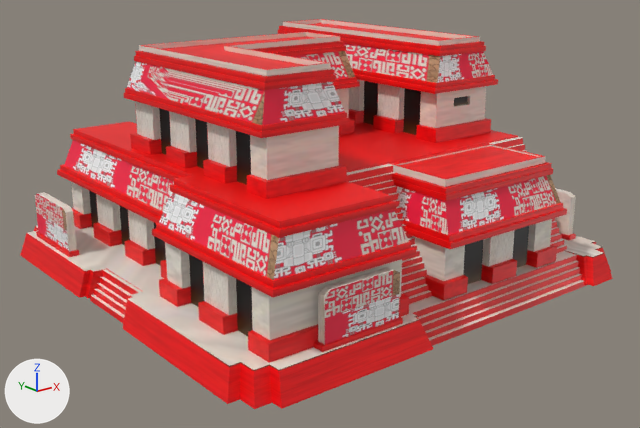
A saved change to the COLLADA model art/meshes/structural/maya_protoclassic/biblioteca.dae.
Rendered twice from a 50 mm camera at (-48.7, -60.9, 27.3) aimed at (-0.4, -0.5, 3.1). Lighting does not change. The marker at lower left points along +X, +Y and +Z. Where no turn or scale is listed for an object, it has been applied to the vertices. Vertices at the same position are counted once.

In view in the first picture: 'biblioteca'.
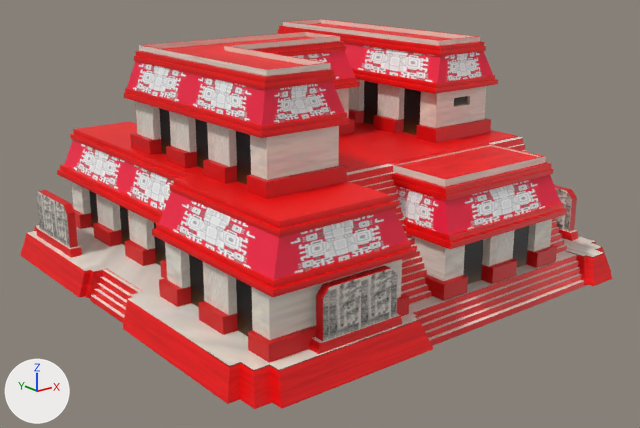
The newer file is also rescaled (x0.689), turned or shifted as a whole; pictures and numbers use the older file's frame.

The edits, one by one:
Picture 'maya_protoclassic_struct.png.001.png' (img_maya_protoclassic_struct_png_001_png) is new.
Material 'TEXTURA FINAIS MAIA' (mat_textura_finais_maia) is new.
Its texture is img_maya_protoclassic_struct_png_001_png.
me_cubo_135 is used by ob_biblioteca; location (0.0, 0.0, 0.13).
me_cubo_135 had 1846 vertices, 2270 faces and spanned x -21.1..20.1, y -19.5..22.2, z -3.6..18.5.
me_cubo_135 now has 1874 vertices, 2306 faces and spans x -21.1..20.1, y -19.5..22.2, z -3.6..18.5.
me_cubo_135 part 1: the loose piece of 16 vertices spanning x 17.9..18.6, y -14.4..-7.5, z 0.7..4.6 is rebuilt with 20 vertices and now spans x 18.0..18.8, y -14.4..-7.6, z 1.1..4.8, in mat_textura_finais_maia (picture img_maya_protoclassic_struct_png_001_png).
me_cubo_135 part 2: the loose piece of 16 vertices spanning x -20.0..-19.3, y 10.2..17.1, z 0.7..4.6 is rebuilt with 20 vertices and now spans x -19.9..-19.2, y 10.2..17.0, z 1.1..4.8, in mat_textura_finais_maia (picture img_maya_protoclassic_struct_png_001_png).
me_cubo_135 part 3: the loose piece of 16 vertices spanning x -14.2..-7.3, y -18.3..-17.6, z 0.7..4.6 is rebuilt with 20 vertices and now spans x -14.4..-7.6, y -18.3..-17.6, z 1.1..4.8, in mat_textura_finais_maia (picture img_maya_protoclassic_struct_png_001_png).
Part 4, on me_cubo_135:
34 vertices are removed from x -20.1..18.7, y -18.4..20.9, z 0.3..17.4.
269 faces are deleted.
4 vertices in x -5.9..-5.5, y -15.0, z 0.3..5.3 move by (0.0, 2.3, 0.0).
46 vertices are added at x -20.1..19.0, y -18.5..21.1, z -1.4..17.4.
273 new faces join them.
me_cubo_135 part 5: 545 kept faces spanning x -18.3..16.8, y -17.6..19.4, z 0.2..17.4 get new texture (UV) coordinates.
me_cubo_135 part 6: 2066 faces spanning x -21.1..20.1, y -19.5..22.2, z -3.6..18.5 switch from mat_texturas_mayas_ciudad_076 (picture img_maya_protoclassic_struct_png) to mat_textura_finais_maia (picture img_maya_protoclassic_struct_png_001_png).

What differs and where, as boxes [x1, y1, x2, y2] in the pictures (640 x 428 px; the box of a moved part takes in the faces that stretch with it):
part 1 of me_cubo_135, rebuilt
    before: [555, 188, 576, 235]
    after: [554, 185, 577, 232]
part 2 of me_cubo_135, rebuilt
    before: [35, 192, 77, 252]
    after: [36, 190, 78, 248]
part 3 of me_cubo_135, rebuilt
    before: [318, 267, 400, 345]
    after: [316, 265, 398, 341]
part 4 of me_cubo_135, moved or reshaped
    before: [36, 43, 576, 352]
    after: [37, 43, 578, 354]
part 5 of me_cubo_135, surface changed
    both: [73, 51, 561, 363]
part 6 of me_cubo_135, recoloured
    both: [33, 42, 582, 365]
